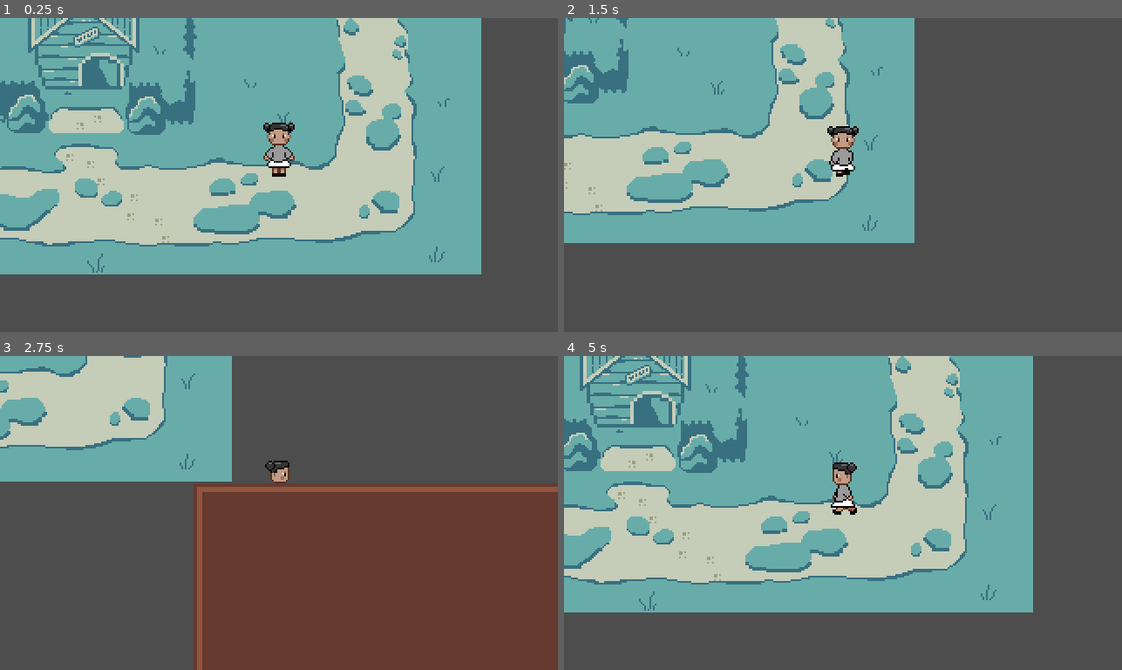
Above: before the commit, frames 1-4 (two rows, left to right).
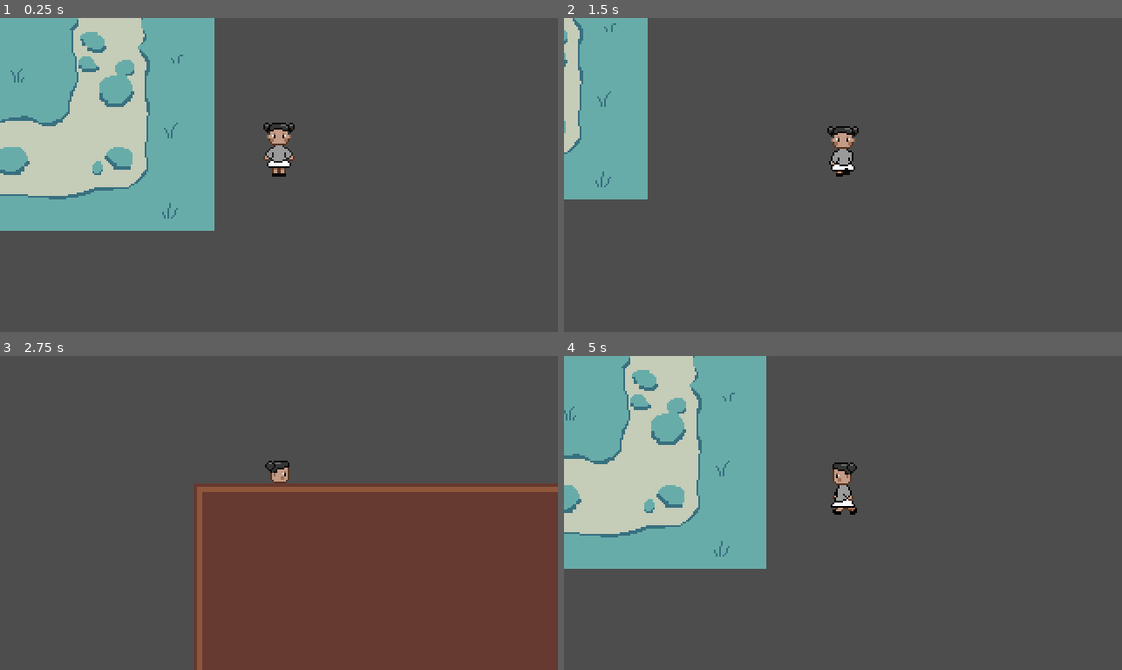
Above: after the commit, the same moments.

Repository: tiffanyj77/pixelartgame
Game: Godot game, scene res://playground.tscn
The game is run twice, just before and just after one commit, with the same random seed, the same clock (stepped at 60 frames per second) and the same inputs.
Inputs:
- Up to frame 1 (0.25 s): no input
- Up to frame 2 (1.5 s): tap Enter at 0.5 s; hold Right (right) 0.53-1.28 s; tap I (i) at 0.6, 1.35 s; hold Down (down) from 1.28 s (still down)
- Up to frame 3 (2.75 s): release Down (down) at 2.03 s; hold Right (right) from 2.03 s (still down); tap I (i) at 2.1 s
- Up to frame 4 (5 s): release Right (right) at 2.78 s; hold Up (up) 2.78-3.53 s; tap I (i) at 2.85, 3.6, 4.35 s; hold Left (left) from 3.53 s (still down)

The runs differ from the first frame. In frame 1, 57% of the frame differs, in the area x 0-87%, y 0-82%; in frame 2, 40%; in frame 3, 17%; in frame 4, 57%.

Commit message:
push

Diff:
--- /dev/null
+++ b/npc.gd
@@ -0,0 +1,110 @@
+
+class_name NPC extends CharacterBody2D
+
+@export var wander_distance: float = 100.0
+var starting_position: Vector2
+
+var cardinal_direction: Vector2 = Vector2.DOWN
+var direction: Vector2 = Vector2.ZERO
+var move_speed: float = 50.0
+var state: String = "idle"
+
+@onready var animation_player: AnimationPlayer = $AnimationPlayer
+@onready var sprite_2d: Sprite2D = $Sprite2D
+
+var move_timer: float = 0.0
+
+func _ready():
+    starting_position = global_position
+    updateAnimation()
+
+
+func _physics_process(delta):
+    move_timer -= delta
+
+    # Choose a new direction every 1-3 seconds
+    if move_timer <= 0:
+        choose_direction()
+        move_timer = randf_range(1.0, 3.0)
+
+    velocity = direction * move_speed
+
+    var state_changed = set_State()
+    var direction_changed = set_Direction()
+
+    if state_changed || direction_changed:
+        updateAnimation()
+
+    move_and_slide()
+
+
+func choose_direction():
+    var directions = [
+        Vector2.UP,
+        Vector2.DOWN,
+        Vector2.LEFT,
+        Vector2.RIGHT,
+        Vector2.ZERO
+    ]
+
+    direction = directions.pick_random()
+
+    # Prevent NPC from walking too far from spawn
+    if global_position.x >= starting_position.x + wander_distance:
+        direction = Vector2.LEFT
+    elif global_position.x <= starting_position.x - wander_distance:
+        direction = Vector2.RIGHT
+
+    if global_position.y >= starting_position.y + wander_distance:
+        direction = Vector2.UP
+    elif global_position.y <= starting_position.y - wander_distance:
+        direction = Vector2.DOWN
+
+
+
+func set_Direction() -> bool:
+    var new_dir: Vector2 = cardinal_direction
+
+    if direction == Vector2.ZERO:
+        return false
+
+    if direction.y == 0:
+        new_dir = Vector2.LEFT if direction.x < 0 else Vector2.RIGHT
+    elif direction.x == 0:
+        new_dir = Vector2.UP if direction.y < 0 else Vector2.DOWN
+
+    if new_dir == cardinal_direction:
+        return false
+
+    cardinal_direction = new_dir
+    return true
+
+
+func set_State() -> bool:
+    var new_state: String = "idle" if direction == Vector2.ZERO else "walk"
+
+    if new_state == state:
+        return false
+
+    state = new_state
+    return true
+
+
+func updateAnimation() -> void:
+    var animation_name = state + "_" + AnimDirection()
+
+    if animation_player.has_animation(animation_name):
+        animation_player.play(animation_name)
+    else:
+        print("Missing animation: ", animation_name)
+
+
+func AnimDirection() -> String:
+    if cardinal_direction == Vector2.UP:
+        return "back"
+    elif cardinal_direction == Vector2.DOWN:
+        return "front"
+    elif cardinal_direction == Vector2.LEFT:
+        return "left"
+    else:
+        return "right"
--- a/playground.tscn
+++ b/playground.tscn
@@ -3,6 +3,8 @@
 [ext_resource type="PackedScene" uid="uid://bge6s5cny58lf" path="res://player.tscn" id="1_rupst"]
 [ext_resource type="Resource" uid="uid://bwn1y827frqo7" path="res://Player/inventory/main_inventory.tres" id="2_m8u5f"]
 [ext_resource type="Texture2D" uid="uid://1vog8jrhvp64" path="res://Player/Sprites/background_final.png" id="2_wt17y"]
+[ext_resource type="Texture2D" uid="uid://30lbsosn3p08" path="res://Player/Sprites/Sprite-0003-Sheet.png" id="4_is3ju"]
+[ext_resource type="Script" uid="uid://cgn2umxtptr4q" path="res://npc.gd" id="4_o00ia"]
 
 [sub_resource type="TileSetAtlasSource" id="TileSetAtlasSource_m8u5f"]
 texture = ExtResource("2_wt17y")
@@ -532,17 +534,133 @@
 physics_layer_0/collision_layer = 16
 sources/1 = SubResource("TileSetAtlasSource_m8u5f")
 
+[sub_resource type="Animation" id="Animation_o00ia"]
+length = 0.001
+tracks/0/type = "value"
+tracks/0/imported = false
+tracks/0/enabled = true
+tracks/0/path = NodePath("Sprite2D:frame_coords")
+tracks/0/interp = 1
+tracks/0/loop_wrap = true
+tracks/0/keys = {
+"times": PackedFloat32Array(0),
+"transitions": PackedFloat32Array(1),
+"update": 1,
+"values": [Vector2i(1, 0)]
+}
+
+[sub_resource type="Animation" id="Animation_4bqqs"]
+resource_name = "left"
+length = 0.8
+loop_mode = 1
+step = 0.1
+tracks/0/type = "value"
+tracks/0/imported = false
+tracks/0/enabled = true
+tracks/0/path = NodePath("Sprite2D:frame_coords")
+tracks/0/interp = 1
+tracks/0/loop_wrap = true
+tracks/0/keys = {
+"times": PackedFloat32Array(0, 0.1, 0.2, 0.3, 0.4, 0.5, 0.6, 0.7),
+"transitions": PackedFloat32Array(1, 1, 1, 1, 1, 1, 1, 1),
+"update": 1,
+"values": [Vector2i(1, 3), Vector2i(2, 3), Vector2i(3, 3), Vector2i(4, 3), Vector2i(5, 3), Vector2i(0, 4), Vector2i(1, 4), Vector2i(2, 4)]
+}
+
+[sub_resource type="Animation" id="Animation_ynsuh"]
+resource_name = "front"
+length = 0.8
+loop_mode = 1
+step = 0.1
+tracks/0/type = "value"
+tracks/0/imported = false
+tracks/0/enabled = true
+tracks/0/path = NodePath("Sprite2D:frame_coords")
+tracks/0/interp = 1
+tracks/0/loop_wrap = true
+tracks/0/keys = {
+"times": PackedFloat32Array(0, 0.1, 0.2, 0.3, 0.4, 0.5, 0.6, 0.7),
+"transitions": PackedFloat32Array(1, 1, 1, 1, 1, 1, 1, 1),
+"update": 1,
+"values": [Vector2i(1, 0), Vector2i(2, 0), Vector2i(3, 0), Vector2i(4, 0), Vector2i(5, 0), Vector2i(0, 1), Vector2i(1, 1), Vector2i(2, 1)]
+}
+
+[sub_resource type="Animation" id="Animation_v7dth"]
+resource_name = "left"
+length = 0.8
+loop_mode = 1
+step = 0.1
+tracks/0/type = "value"
+tracks/0/imported = false
+tracks/0/enabled = true
+tracks/0/path = NodePath("Sprite2D:frame_coords")
+tracks/0/interp = 1
+tracks/0/loop_wrap = true
+tracks/0/keys = {
+"times": PackedFloat32Array(0, 0.1, 0.2, 0.3, 0.4, 0.5, 0.6, 0.7),
+"transitions": PackedFloat32Array(1, 1, 1, 1, 1, 1, 1, 1),
+"update": 1,
+"values": [Vector2i(4, 4), Vector2i(5, 4), Vector2i(0, 5), Vector2i(1, 5), Vector2i(2, 5), Vector2i(3, 5), Vector2i(4, 5), Vector2i(5, 5)]
+}
+
+[sub_resource type="Animation" id="Animation_pi42a"]
+resource_name = "left"
+length = 0.8
+loop_mode = 1
+step = 0.1
+tracks/0/type = "value"
+tracks/0/imported = false
+tracks/0/enabled = true
+tracks/0/path = NodePath("Sprite2D:frame_coords")
+tracks/0/interp = 1
+tracks/0/loop_wrap = true
+tracks/0/keys = {
+"times": PackedFloat32Array(0, 0.1, 0.2, 0.3, 0.4, 0.5, 0.6, 0.7),
+"transitions": PackedFloat32Array(1, 1, 1, 1, 1, 1, 1, 1),
+"update": 1,
+"values": [Vector2i(4, 1), Vector2i(5, 1), Vector2i(0, 2), Vector2i(1, 2), Vector2i(2, 2), Vector2i(3, 2), Vector2i(4, 2), Vector2i(5, 2)]
+}
+
+[sub_resource type="AnimationLibrary" id="AnimationLibrary_h1jm5"]
+_data = {
+&"RESET": SubResource("Animation_o00ia"),
+&"walk_back": SubResource("Animation_4bqqs"),
+&"walk_front": SubResource("Animation_ynsuh"),
+&"walk_left": SubResource("Animation_v7dth"),
+&"walk_right": SubResource("Animation_pi42a")
+}
+
+[sub_resource type="RectangleShape2D" id="RectangleShape2D_is3ju"]
+size = Vector2(16, 5)
+
 [node name="Playground" type="Node2D" unique_id=1368959227]
 
 [node name="Player" parent="." unique_id=245512142 instance=ExtResource("1_rupst")]
 z_index = 1
-position = Vector2(204, 116)
+position = Vector2(197, 116)
 inv = ExtResource("2_m8u5f")
 
 [node name="Camera2D" type="Camera2D" parent="Player" unique_id=2081868779]
 
 [node name="TileMapLayer" type="TileMapLayer" parent="." unique_id=1165026140]
 z_index = -1
-position = Vector2(160, 45)
+position = Vector2(0, 20)
 tile_map_data = PackedByteArray("AAD2//L/AQAAAAAAAAD2//P/AQAAAAEAAAD2//T/AQAAAAIAAAD2//X/AQAAAAMAAAD2//b/AQAAAAQAAAD2// …(6960 unchanged characters)…
 tile_set = SubResource("TileSet_is3ju")
+
+[node name="NPC" type="CharacterBody2D" parent="." unique_id=1897005202]
+position = Vector2(-127, 74)
+script = ExtResource("4_o00ia")
+
+[node name="Sprite2D" type="Sprite2D" parent="NPC" unique_id=1645235515]
+texture = ExtResource("4_is3ju")
+hframes = 6
+vframes = 6
+frame = 1
+
+[node name="AnimationPlayer" type="AnimationPlayer" parent="NPC" unique_id=2072229345]
+libraries/ = SubResource("AnimationLibrary_h1jm5")
+
+[node name="CollisionShape2D" type="CollisionShape2D" parent="NPC" unique_id=1934433170]
+position = Vector2(7, 17.5)
+shape = SubResource("RectangleShape2D_is3ju")
--- a/project.godot
+++ b/project.godot
@@ -12,7 +12,7 @@
 
 config/name="pixelartgame"
 run/main_scene="uid://bcl6hnfxs1kba"
-config/features=PackedStringArray("4.6", "Forward Plus")
+config/features=PackedStringArray("4.7", "Forward Plus")
 config/icon="res://icon.svg"
 
 [display]
@@ -22,6 +22,10 @@
 window/size/window_width_override=1920
 window/size/window_height_override=1080
 window/stretch/mode="viewport"
+
+[dotnet]
+
+project/assembly_name="pixelartgame"
 
 [importer_defaults]
 
Binary file added: Player/Sprites/Sprite-0003-Sheet.png
Not shown, added: Player/Sprites/Sprite-0003-Sheet.png.import
Not shown, added: npc.gd.uid
